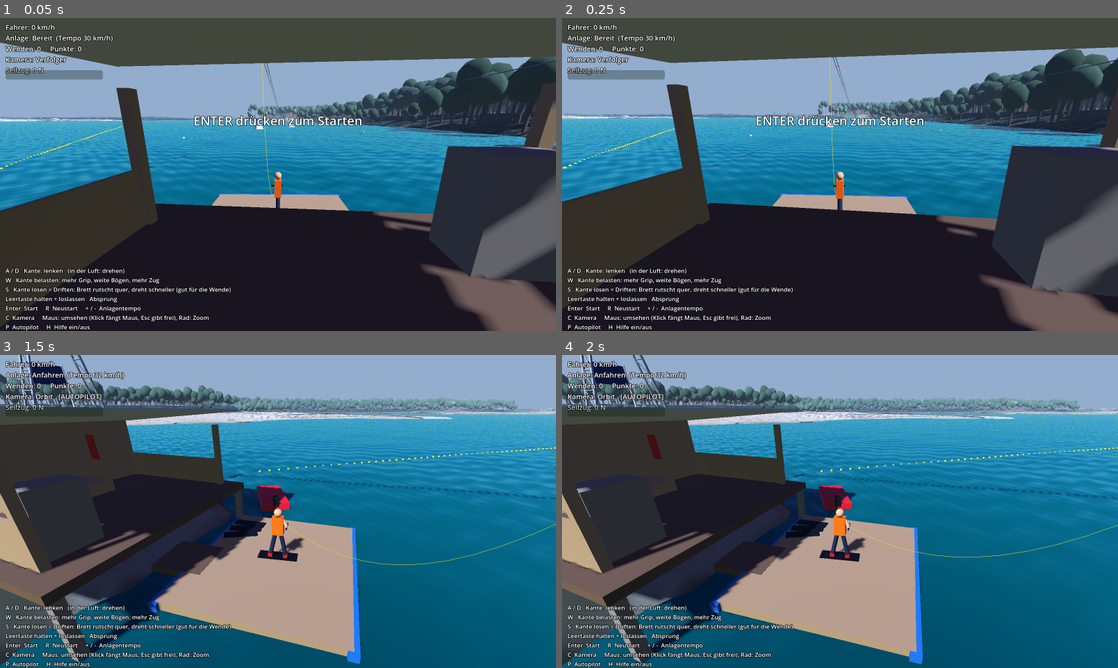
Above: before the commit, frames 1-4 (two rows, left to right).
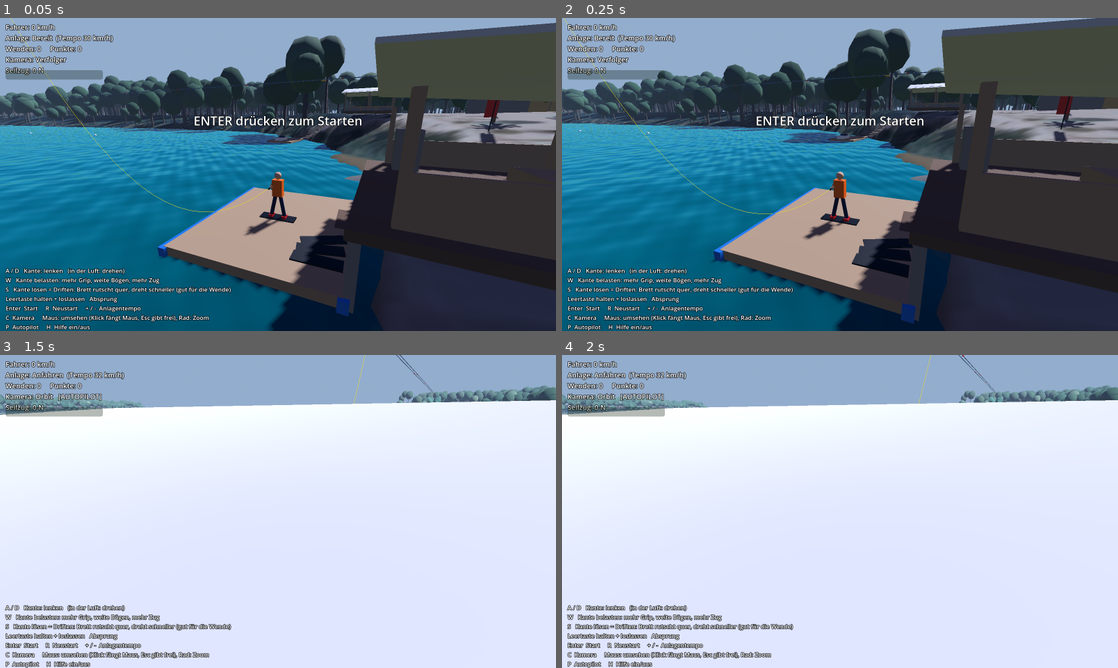
Above: after the commit, the same moments.

Repository: kimpixel/wakeportGame
Game: Godot game, scene res://main.tscn
The game is run twice, just before and just after one commit, with the same random seed, the same clock (stepped at 60 frames per second) and the same inputs.
Inputs (mouse positions are in pixels of both pictures, inside the frame that each line leads up to):
- Up to frame 1 (0.05 s): no input
- Up to frame 2 (0.25 s): no input
- Up to frame 3 (1.5 s): tap Enter (start) at 0.5 s; move the mouse to (400, 495) at 0.52 s; hold D (steer_right) 0.53-1.28 s; hold P (autopilot) 0.53-1.28 s; click (400, 495) at 0.67 s; tap Space (jump) at 0.77 s; move the mouse to (250, 511) at 1.27 s; hold Page Up (speed_up) from 1.28 s (still down); tap C (camera) at 1.35 s
- Up to frame 4 (2 s): keep holding Page Up (speed_up); tap Space (jump) at 1.52 s

The runs differ from the first frame. In frame 1, 66% of the frame differs, in the area x 0-100%, y 0-100%; in frame 2, 66%; in frame 3, 87%; in frame 4, 87%.

Commit message:
Kamera am Startsteg von der Seite, damit die T2-Hütte nicht im Bild steht
Co-Authored-By: Claude Opus 5.5 <noreply@anthropic.com>

Diff:
--- a/scripts/chase_camera.gd
+++ b/scripts/chase_camera.gd
@@ -63,7 +63,7 @@
 	if not _initialized:
 		_initialized = true
 		_focus = target
-		_yaw = rider.yaw
+		_yaw = rider.yaw - (1.2 if Lake.in_dock(rider.pos.x, rider.pos.z) else 0.0)
 	_focus = _focus.lerp(target, 1.0 - exp(-delta * 12.0))
 
 	var look := Input.get_vector("cam_left", "cam_right", "cam_up", "cam_down")
@@ -85,6 +85,9 @@
 			look_dir += Vector3(rider.rope_dir.x, 0.0, rider.rope_dir.z) * (1.0 - w)
 		if look_dir.length() > 0.15:
 			desired = atan2(-look_dir.x, -look_dir.z)
+		# Auf dem Startsteg steht hinter dem Fahrer die T2-Hütte – von der Seite (Norden) schauen
+		if Lake.in_dock(rider.pos.x, rider.pos.z) and speed < 2.0:
+			desired = rider.yaw - 1.2
 		_yaw = lerp_angle(_yaw, desired, 1.0 - exp(-delta * 2.5))
 		if _idle > 1.5:
 			var back := 1.0 - exp(-delta * 1.5)
